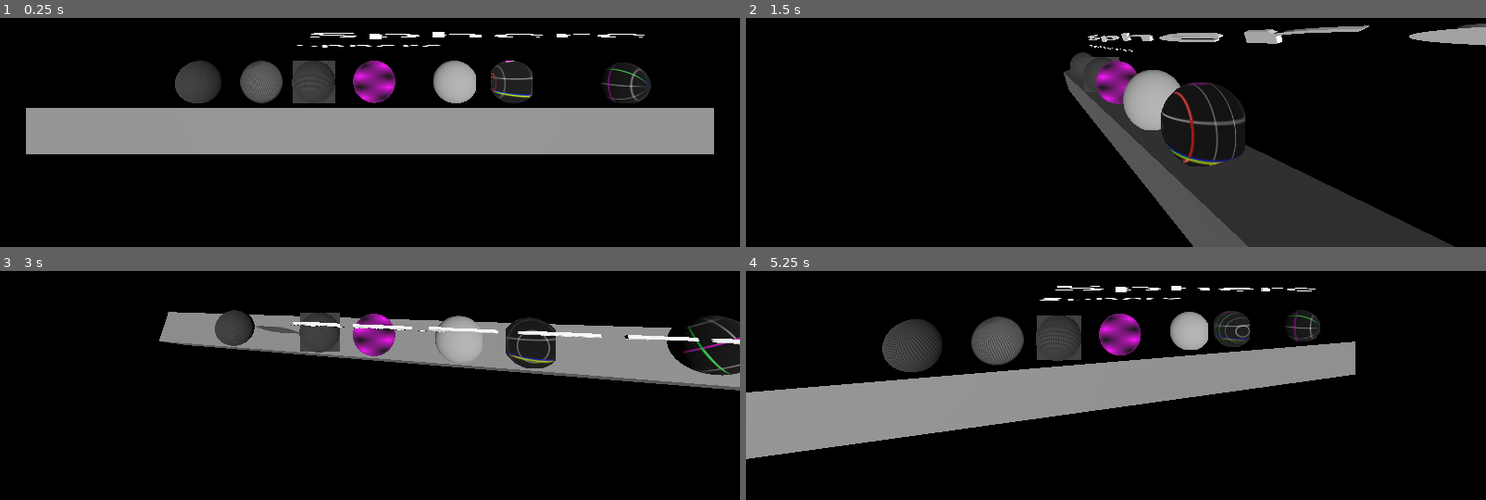
Above: before the commit, frames 1-4 (two rows, left to right).
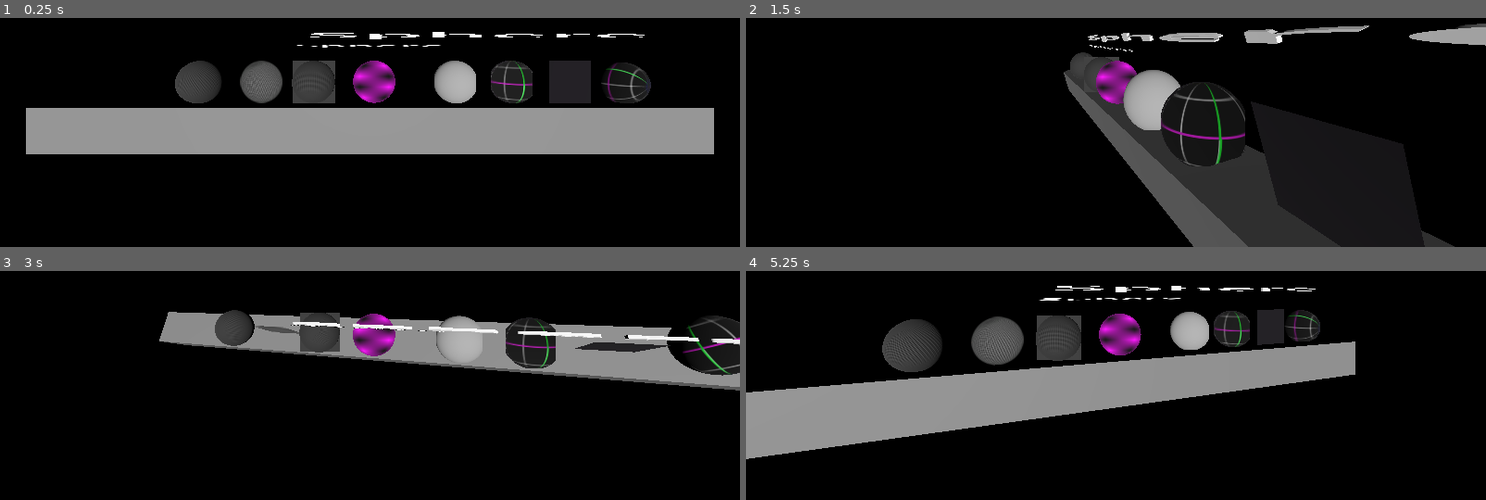
Above: after the commit, the same moments.

Repository: natstott/EscherSpheresI
Game: Godot game, scene res://scene_root.tscn
Same seed, same stepped clock (60 frames per second), same inputs: the game is played once before the commit and once after it.
Inputs (mouse positions are in pixels of both pictures, inside the frame that each line leads up to):
- Up to frame 1 (0.25 s): no input
- Up to frame 2 (1.5 s): tap Enter at 0.5 s; move the mouse to (1278, 18) at 0.52 s; click (1278, 18) at 0.67 s; tap Space at 1.25 s; move the mouse to (968, 59) at 1.27 s; click (968, 59) at 1.42 s
- Up to frame 3 (3 s): tap Enter at 2 s; move the mouse to (outside the picture) at 2.02 s; click (outside the picture) at 2.17 s; tap Space at 2.75 s; move the mouse to (333, 374) at 2.77 s; click (333, 374) at 2.92 s
- Up to frame 4 (5.25 s): tap Enter at 3.5 s; move the mouse to (1338, 353) at 3.52 s; click (1338, 353) at 3.67 s; tap Space at 4.25 s; move the mouse to (outside the picture) at 4.27 s; click (outside the picture) at 4.42 s; move the mouse to (1153, 291) at 5.02 s; click (1153, 291) at 5.17 s

The runs differ from the first frame. In frame 1, 1.4% of the frame differs, in the area x 58-80%, y 18-38%; in frame 2, 4.0%, in the area x 50-92%, y 23-100%; in frame 3, 0.8%; in frame 4, 0.8%.

Commit message:
basic texture working

Diff:
--- a/BGolusShader.gdshader
+++ b/BGolusShader.gdshader
@@ -17,30 +17,25 @@
 
 
 
-            struct appdata
-            {
-                vec4 vertex;
-                uint UNITY_VERTEX_INPUT_INSTANCE_ID;
-            };
 
 // was struc v2f
         varying       vec4 pos;
         varying       vec3 rayDir;
         varying     vec3 rayOrigin;
-        varying     uint UNITY_VERTEX_INPUT_INSTANCE_ID;
+//        varying     uint UNITY_VERTEX_INPUT_INSTANCE_ID; //may need something later!
+		varying mat4 modelviewmatrix;
 
 
 
             // common vertex function for all passes
             void vertex ()
             {
-
-
                 // check if the current projection is orthographic or not from the current projection matrix
                 bool isOrtho = (PROJECTION_MATRIX[3].z == 1.0);
 
                 // viewer position, equivalent to _WorldSpaceCAmeraPos.xyz, but for the current view
                 mat4 MATRIX_IVIEW=inverse(VIEW_MATRIX);
+				modelviewmatrix=MODELVIEW_MATRIX;
 				vec3 worldSpaceViewerPos = vec3(
 					MATRIX_IVIEW[0].w,
 					MATRIX_IVIEW[1].w,
@@ -80,7 +75,8 @@
 					MODELVIEW_MATRIX[2].z
 				)); //MODELVIEW_MATRIX.m02_m12_m22
 
-                vec3 scale = vec3(scalex,scaley,scalez);
+                vec3 scale = vec3(1.0);//vec3(scalex,scaley,scalez);
+
                 float maxScale = max(abs(scale.x), max(abs(scale.y), abs(scale.z)));
 
                 // calculate a camera facing rotation matrix
@@ -95,11 +91,11 @@
 
                 // use the max scale to figure out how big the quad needs to be to cover the entire sphere
                 // we're using a hardcoded object space radius of 0.5 in the fragment shader
-                float maxRadius = maxScale * 0.5;
+                float maxRadius = 1.0;//maxScale * 0.5;
 
                 // find the radius of a cone that contains the sphere with the point at the camera and the base at the pivot of the sphere
                 // this means the quad is always scaled to perfectly cover only the area the sphere is visible within
-                float quadScale = maxScale;
+                float quadScale = 1.0;//maxScale;
                 if (!isOrtho)
                 {
                     // get the sine of the right triangle with the hyp of the sphere pivot distance and the opp of the sphere radius
@@ -133,13 +129,10 @@
 
                 // output object space ray direction and origin
 				mat4 unity_WorldToObject= inverse(MODEL_MATRIX);
-                rayDir = (vec4(worldSpaceRayDir, 0.0)* unity_WorldToObject).xyz;
+                rayDir = (unity_WorldToObject*vec4(worldSpaceRayDir, 0.0) ).xyz;
                 rayOrigin = (unity_WorldToObject*vec4(worldSpaceRayOrigin, 1.0)).xyz;
 
                 // offset towards the camera for use with conservative depth
-            #if defined(USE_CONSERVATIVE_DEPTH)
-                worldPos += worldSpaceRayDir / dot(normalize(worldSpacePivotToView), worldSpaceRayDir) * maxRadius;
-            #endif
 
                 //pos = (UnityWorldToClipPos*worldPos).xyz;
 				pos = VIEW_MATRIX*PROJECTION_MATRIX*vec4(worldPos,1.0);
@@ -159,225 +152,58 @@
                 return -b - h;
             }
 
-            #if defined(UNITY_PASS_FORWARDBASE) || defined(UNITY_PASS_FORWARDADD)
-            // dummy struct to allow shadow macro to work
-            struct shadowInput {
-                SHADOW_COORDS(0)
-            };
-
-            half3 _LightColor0;
-
-            half3 _Color;
-            sampler2D _MainTex;
-            samplerCUBE _CubeTex;
 
             // reuse the fragment shader for both forward base and forward add passes
-            fixed4 frag_forward (v2f i
-            #if defined(USE_CONSERVATIVE_DEPTH)
-                , out float outDepth : SV_DepthLessEqual
-            #else
-            // the device probably can't use conservative depth
-              , out float outDepth : SV_Depth
-            #endif
-                ) : SV_Target
+            void fragment ()
             {
                 // instancing
                 // even though we're not using any instanced properties
                 // we are using the MODELVIEW_MATRIX transform matrix
                 // and in instanced shaders, that needs the instance id
-                UNITY_SETUP_INSTANCE_ID(i);
-
                 // ray origin
-                vec3 rayOrigin = i.rayOrigin;
+                //vec3 rayOrigin = i.rayOrigin; not needed as no structure passed.
 
                 // normalize ray vector
-                vec3 rayDir = normalize(i.rayDir);
+                vec3 NormrayDir = normalize(rayDir);
 
                 // ray sphere intersection
-                float rayHit = sphIntersect(rayOrigin, rayDir, vec4(0,0,0,0.5));
-
-            #if !defined(_MSAABEHAVIOUR_ALPHATOCOVERAGE)
+                float rayHit = sphIntersect(rayOrigin, NormrayDir, vec4(0,0,0,1.0));
+
+            if (rayHit<-0.0)
                 // sphere intersection function returns -1 if there's no intersection
-                clip(rayHit);
-            #endif
+                discard;
 
                 // cheap way to reduce mip map artifacts on edge
                 // not 100% accurate, but close enough that it'd be hard to notice
-                rayHit = rayHit < 0.0 ? dot(rayDir, -rayOrigin) : rayHit;
+                rayHit = rayHit < 0.0 ? dot(NormrayDir, -rayOrigin) : rayHit;
 
                 // calculate object space position from ray, front hit ray length, and ray origin
-                vec3 surfacePos = rayDir * rayHit + rayOrigin;
+                vec3 surfacePos = NormrayDir * rayHit + rayOrigin;
 
                 // object space surface normal
                 vec3 normal = normalize(surfacePos);
 
-            #if defined(_MAPPING_CUBEMAP)
-                // cubemap uvw
-                vec3 uvw = surfacePos;
-
-                // swizzle & invert cubemap UVW so it matches equirectangular UVs
-                uvw.xz = -uvw.zx;
-
-                // sample cube map
-                fixed4 col = texCUBE(_CubeTex, uvw);
-            #else
                 // -0.5 to 0.5 range
-                float phi = atan2(normal.z, normal.x) / (UNITY_PI * 2.0);
-
+
+                float phi = atan(normal.z, normal.x) / 6.28318;
                 // 0.0 to 1.0 range
-                float phi_frac = frac(phi);
-
+                float phi_frac = fract(phi);
                 // negate the y because acos(-1.0) = PI, acos(1.0) = 0.0
-                float theta = acos(-normal.y) / UNITY_PI;
-
+                float theta = acos(-normal.y) / 3.14159265;
                 // construct the uvs, selecting the phi to use based on the derivatives
-                float2 uv = float2(
+                vec2 uv = vec2(
                     fwidth(phi) < fwidth(phi_frac) - 0.001 ? phi : phi_frac,
                     theta
                     );
 
-            #if MSAA_SUPER_SAMPLE
-                // sample the equirectangular texture with an lod bias
-                half4 col = tex2Dbias (_MainTex, vec4(uv, 0, -1));
-            #else
-                // sample the equirectangular texture
-                half4 col = tex2D (_MainTex, uv);
-            #endif // MSAA_SUPER_SAMPLE
-            #endif // _MAPPING_CUBEMAP
-
+                vec4 col = texture(_MainTex, uv);
                 // what shader is complete without a little color tinting?
-                col.rgb *= _Color.rgb;
+                //col.rgb *= Color.rgb;
 
                 // world space position and clip space position
-                vec3 worldPos = mul(MODELVIEW_MATRIX, vec4(surfacePos, 1.0));
-                vec4 clipPos = UnityWorldToClipPos(vec4(worldPos, 1.0));
-
-                // stuff for directional shadow receiving
-            #if defined (SHADOWS_SCREEN)
-                // setup shadow struct for screen space shadows
-                shadowInput shadowIN;
-            #if defined(UNITY_NO_SCREENSPACE_SHADOWS)
-                // mobile directional shadow
-                shadowIN._ShadowCoord = mul(unity_WorldToShadow[0], vec4(worldPos, 1.0));
-            #else
-                // screen space directional shadow
-                shadowIN._ShadowCoord = ComputeScreenPos(clipPos);
-            #endif // UNITY_NO_SCREENSPACE_SHADOWS
-            #else
-                // no shadow, or no directional shadow
-                float shadowIN = 0;
-            #endif // SHADOWS_SCREEN
-
-                // basic lighting
-                half3 worldNormal = UnityObjectToWorldNormal(normal);
-                half3 worldLightDir = UnityWorldSpaceLightDir(worldPos);
-                half ndotl = saturate(dot(worldNormal, worldLightDir));
-
-                // get shadow, attenuation, and cookie
-                UNITY_LIGHT_ATTENUATION(atten, shadowIN, worldPos);
-
-                // per pixel lighting
-                half3 lighting = _LightColor0 * ndotl * atten;
-
-            #if defined(UNITY_SHOULD_SAMPLE_SH)
-                // ambient lighting
-                half3 ambient = ShadeSH9(vec4(worldNormal, 1));
-                lighting += ambient;
-
-            #if defined(VERTEXLIGHT_ON)
-                // "per vertex" non-important lights
-                half3 vertexLighting = Shade4PointLights(
-                unity_4LightPosX0, unity_4LightPosY0, unity_4LightPosZ0,
-                unity_LightColor[0].rgb, unity_LightColor[1].rgb, unity_LightColor[2].rgb, unity_LightColor[3].rgb,
-                unity_4LightAtten0, worldPos, worldNormal);
-
-                lighting += vertexLighting;
-            #endif // VERTEXLIGHT_ON
-            #endif // UNITY_SHOULD_SAMPLE_SH
-
-                // apply lighting
-                col.rgb *= lighting;
-
-                // output modified depth
-                outDepth = clipPos.z / clipPos.w;
-
-            #if !defined(UNITY_REVERSED_Z)
-                // openGL platforms need the clip space to be rescaled
-                outDepth = outDepth * 0.5 + 0.5;
-            #endif
-
-            #if defined(_MSAABEHAVIOUR_ALPHATOCOVERAGE)
-                // ray to sphere origin distance
-                float rayToPointDist = length(rayDir * dot(rayDir, -rayOrigin) + rayOrigin);
-
-                // fwidth gets the sum of the ddx & ddy partial derivatives
-                // float fDist = fwidth(rayToPointDist);
-
-                // fwidth is a coarse approximation of this
-                float fDist = length(float2(ddx(rayToPointDist), ddy(rayToPointDist)));
-
-                // sharpen ray to point distance
-                // centered on sphere radius, +/- half a pixel based on derivatives
-                float alpha = (0.5 - rayToPointDist) / max(fDist, 0.0001) + 0.5;
-
-                // clip based on sharpened alpha
-                clip(alpha);
-
-                // clamp alpha to a 0 to 1 range and apply to color
-                col.a *= saturate(alpha);
-            #endif
-
-                // fog
-                float fogCoord = clipPos.z;
-            #if (SHADER_TARGET < 30) || defined(SHADER_API_MOBILE)
-                // calculate fog falloff and creates a unityFogFactor variable to hold it
-                UNITY_CALC_FOG_FACTOR(fogCoord);
-                fogCoord = unityFogFactor;
-            #endif
-                UNITY_APPLY_FOG(fogCoord, col);
-
-                return col;
+                vec3 worldPos = (modelviewmatrix*vec4(surfacePos, 1.0)).xyz;
+                vec4 clipPos = VIEW_MATRIX*PROJECTION_MATRIX*(vec4(worldPos, 1.0));
+
+
+                ALBEDO=  col.rgb;
             }
-            #endif
-
-            fixed4 frag_shadow (v2f i
-            #if defined(USE_CONSERVATIVE_DEPTH)
-                , out float outDepth : SV_DepthLessEqual
-            #else
-            // the device probably can't use conservative depth
-              , out float outDepth : SV_Depth
-            #endif
-                ) : SV_Target
-            {
-                UNITY_SETUP_INSTANCE_ID(i);
-
-                // ray origin
-                vec3 rayOrigin = i.rayOrigin;
-
-                // normalize ray vector
-                vec3 rayDir = normalize(i.rayDir);
-
-                // ray sphere intersection
-                float rayHit = sphIntersect(rayOrigin, rayDir, vec4(0,0,0,0.5));
-
-                // above function returns -1 if there's no intersection
-                clip(rayHit);
-
-                // calculate object space position from ray, front hit ray length, and ray origin
-                vec3 surfacePos = rayDir * rayHit + rayOrigin;
-
-                // output modified depth
-                vec4 clipPos = UnityClipSpaceShadowCasterPos(surfacePos, surfacePos);
-                clipPos = UnityApplyLinearShadowBias(clipPos);
-                outDepth = clipPos.z / clipPos.w;
-
-            #if !defined(UNITY_REVERSED_Z)
-                // openGL platforms need the clip space to be rescaled
-                outDepth = outDepth * 0.5 + 0.5;
-            #endif
-
-                return 0;
-            }
-
-
-}
--- a/godotshader.gdshader
+++ b/godotshader.gdshader
@@ -114,7 +114,7 @@
     vec3 col = vec3(0.0);
 
     float tmin = 1e10;
-    vec3 nor = vec3(0.);
+    vec3 normal = vec3(0.);
     float occ = 1.0;
 	float a = 0.;
 
@@ -126,8 +126,8 @@
     if (t2 > 0.002 && t2 < tmin) {
         tmin = t2;
         vec3 pos = ro + t2 * rd;
-		nor = normalize(pos - sph.xyz);
-        occ = 0.5 + 0.5 * nor.y;
+		normal = normalize(pos - sp);
+        occ = 0.5 + 0.5 * normal.y;
 	}
 
     if (tmin < 1000.0) {
@@ -137,18 +137,18 @@
 		a = 1.;
 
 	 	// ray sphere intersection
-		float rayHit = sphere_intersect(ro, rd, vec4(0,0,0,1.10));
+		//float rayHit = sphere_intersect(ro, rd, vec4(0,0,0,1.10));
 		// calculate object space position from ray, front hit ray length, and ray origin
-		vec3 surfacePos = pos; //rd * rayHit + ro;
-		// object space surface normal
-		vec3 normal = normalize(surfacePos);
-		float phi = asin(normal.x/sp_sz ) / (PI);
+		vec3 surfacePos = pos-sp; //rd * rayHit + ro;
+		// object space surface normal;
+		float phi = atan(normal.x/normal.z ) / (2.0*PI);
+		//float phi = asin(normal.x/sp_sz ) / (PI);
 		float phi_frac = fract(phi); //frac is fractional part
 		 float theta =acos(-normal.y)/(PI);
 		vec2 uv = vec2(
 			 phi,
 			theta
-			)*testscaler+vec2(0.5);
+			)*testscaler+vec2(0.5,0.0);
 		col = texture(texture_albedo, uv).rgb;
 
     }
--- a/scene_root.tscn
+++ b/scene_root.tscn
@@ -9,6 +9,7 @@
 [ext_resource type="Texture2D" uid="uid://o36cee7j8cj0" path="res://colourmap.png" id="7_sj6oo"]
 [ext_resource type="Script" uid="uid://dyus7suyt6kgn" path="res://coloursphere_1.gd" id="8_kjfft"]
 [ext_resource type="Script" uid="uid://1ls5pwbeu0k7" path="res://coloursphere_2.gd" id="9_ln32i"]
+[ext_resource type="Shader" uid="uid://dv5obie6i1g4c" path="res://BGolusShader.gdshader" id="9_rmbpq"]
 
 [sub_resource type="CompressedTexture2D" id="CompressedTexture2D_rmbpq"]
 
@@ -83,7 +84,7 @@
 shader_parameter/use_occlusion = false
 shader_parameter/texture_albedo = ExtResource("7_sj6oo")
 shader_parameter/fix_perspective = true
-shader_parameter/testscaler = 7.322
+shader_parameter/testscaler = 1.0
 shader_parameter/sphere_size = 1.0
 
 [sub_resource type="QuadMesh" id="QuadMesh_txxno"]
@@ -94,6 +95,15 @@
 
 [sub_resource type="SphereMesh" id="SphereMesh_rmbpq"]
 material = SubResource("StandardMaterial3D_kjfft")
+
+[sub_resource type="ShaderMaterial" id="ShaderMaterial_txxno"]
+render_priority = 0
+shader = ExtResource("9_rmbpq")
+shader_parameter/Color = Color(0.435294, 0.764706, 0.454902, 1)
+shader_parameter/_MainTex = ExtResource("7_sj6oo")
+
+[sub_resource type="QuadMesh" id="QuadMesh_j2h5p"]
+material = SubResource("ShaderMaterial_txxno")
 
 [sub_resource type="Environment" id="Environment_txxno"]
 
@@ -114,7 +124,7 @@
 [node name="Supporting point" type="Node3D" parent="."]
 script = ExtResource("1_w2g3p")
 
-[node name="SphereImpostor-Testshader" type="MeshInstance3D" parent="Supporting point"]
+[node name="NewTestshader" type="MeshInstance3D" parent="Supporting point"]
 transform = Transform3D(0.999991, 0.00352334, -0.00219163, -0.00352184, 0.999994, 0.00069318, 0.00219405, -0.000685477, 0.999997, 0.0996227, 0, 0)
 mesh = SubResource("QuadMesh_w2g3p")
 skeleton = NodePath("../table")
@@ -149,19 +159,23 @@
 [node name="MeshInstance3D" type="MeshInstance3D" parent="Supporting point/QuadplusSphere"]
 mesh = SubResource("SphereMesh_ln32i")
 
-[node name="QuadTester" type="MeshInstance3D" parent="Supporting point"]
-transform = Transform3D(1, 0, -1.74846e-07, 0, 1, 0, 1.74846e-07, 0, 1, 2, 0, 0)
+[node name="GodotOriginal" type="MeshInstance3D" parent="Supporting point"]
+transform = Transform3D(1, 0, -1.74846e-07, 0, 1, 0, 1.74846e-07, 0, 1, 2.01227, 0, 0)
 mesh = SubResource("QuadMesh_sj6oo")
 
 [node name="GodotShader" type="MeshInstance3D" parent="Supporting point"]
 transform = Transform3D(0.99816, 0, 0.0606304, 0, 1, 0, -0.0606304, 0, 0.99816, 3.34954, 0, 0)
 mesh = SubResource("QuadMesh_txxno")
 
-[node name="coloursphere1" type="MeshInstance3D" parent="Supporting point"]
+[node name="ActualSphere" type="MeshInstance3D" parent="Supporting point"]
 transform = Transform3D(1, 0, 0, 0, 1, 0, 0, 0, 1, 6.07052, -0.0451146, -0.136755)
 mesh = SubResource("SphereMesh_rmbpq")
 skeleton = NodePath("../..")
 script = ExtResource("8_kjfft")
+
+[node name="BGolusShader" type="MeshInstance3D" parent="Supporting point"]
+transform = Transform3D(1, 0, 0, 0, 1, 0, 0, 0, 1, 4.73261, 0, 0)
+mesh = SubResource("QuadMesh_j2h5p")
 
 [node name="Camera3D" type="Camera3D" parent="."]
 transform = Transform3D(1, 0, 0, 0, 1, 0, 0, 0, 1, 0, 1.01344, 6.41163)
Not shown: 1 places in scene_root.tscn that only renumber resources
Not shown, changed: ReadMe.md
